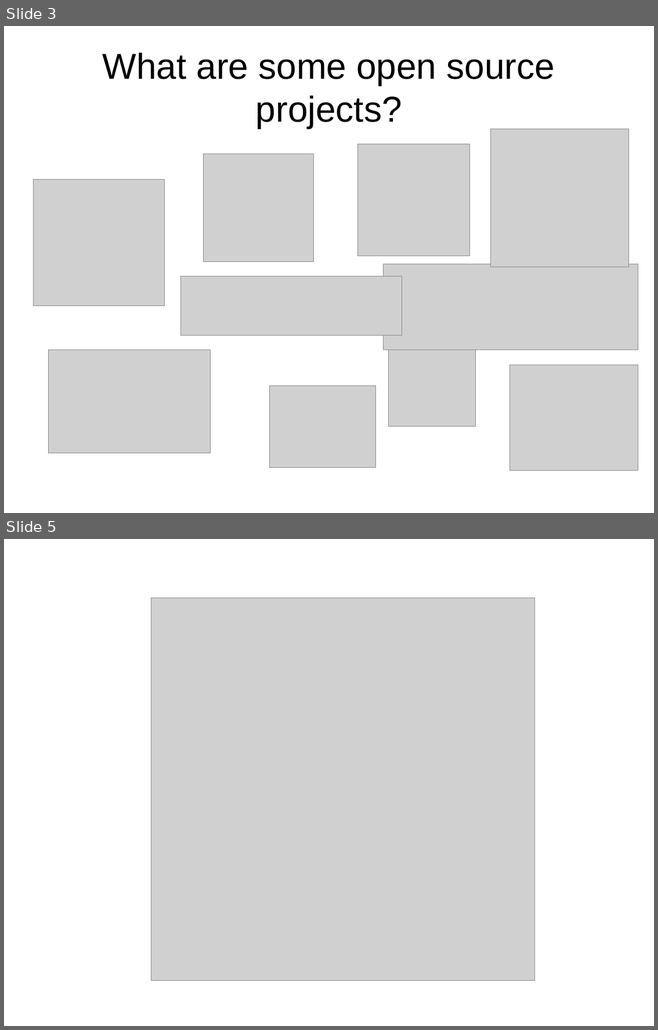
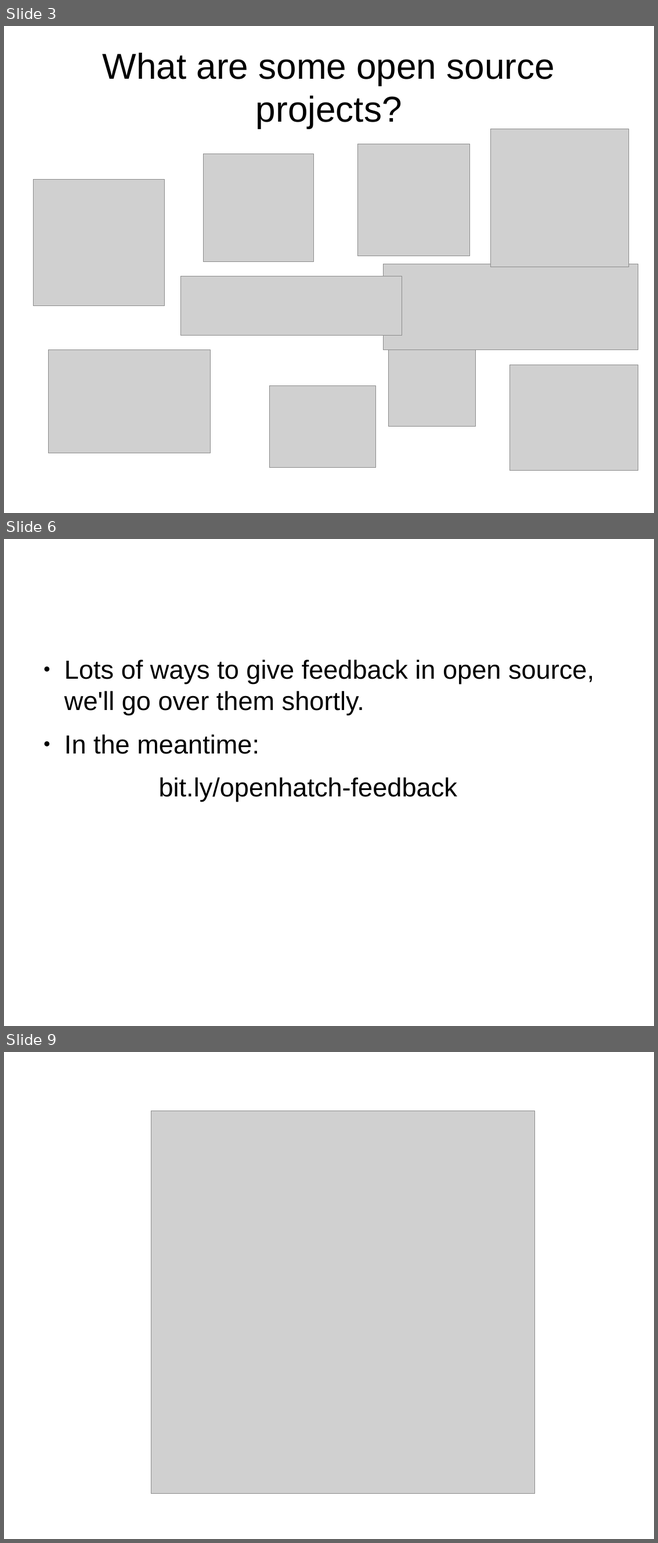
Before and after one commit to openhatch/open-source-comes-to-campus, a slide deck: curriculum/presentations/standard_slides.odp. Shown one above the other, each under a label of ours: slides 3 and 5 before the commit, slides 3, 6 and 9 after it; the slides between them are not shown. The pictures are 658x1030 and 658x1543 pixels, drawn with LibreOffice and Linux fonts; fonts in the diff are those of the drawing; grey boxes stand for pictures. Boxes give left, top, right and bottom in pixels: in the first picture for what was removed or moved away, otherwise in the second. Text is boxed around its words. In the diff, an @@ line names an element or a change of style, - is before the commit and + after.

```diff
--- a/curriculum/presentations/standard_slides.odp
+++ b/curriculum/presentations/standard_slides.odp
@@ slide 6 added at bbox=[4, 539, 654, 1026], background #FFFFFF @@
@@ text added at bbox=[64, 660, 594, 801], 32 pt, text #000000 @@
+● Lots of ways to give feedback in open source, we'll go over them shortly.
+● In the meantime:
+bit.ly/openhatch-feedback
@@ what was slide 5 is now slide 9 @@
```
Also in this commit, not shown: 3 slides changed, 4 other slides added, 2 slides removed.
